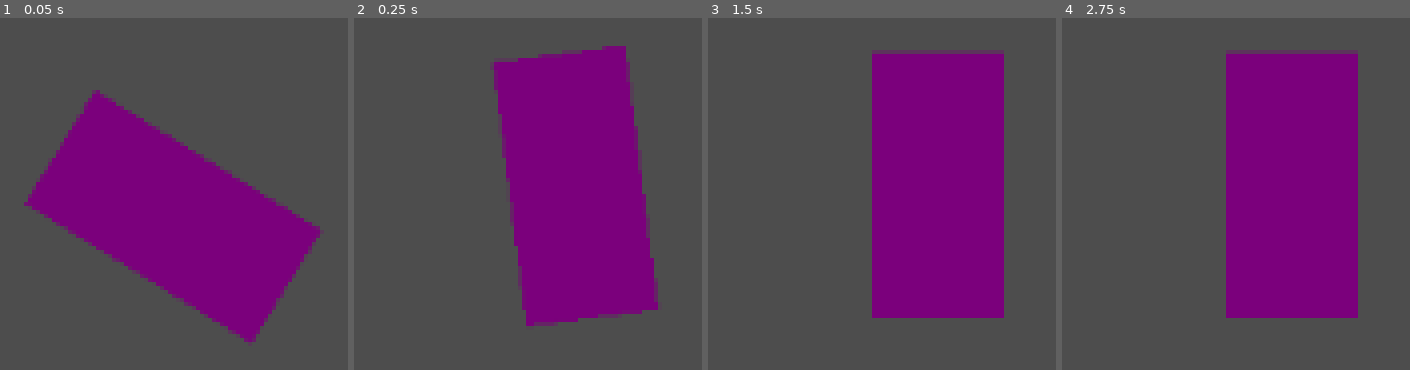
Above: before the commit, frames 1-4 (left to right).
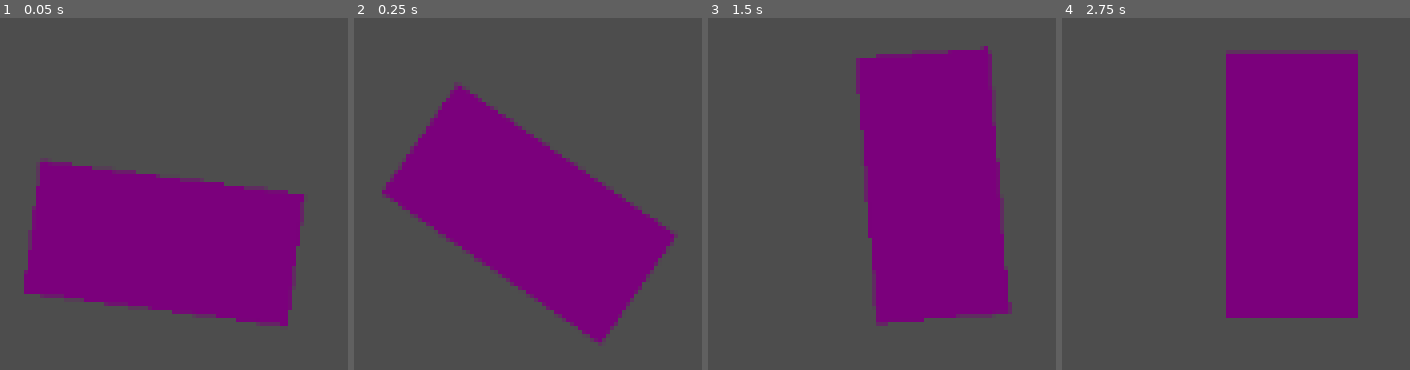
Above: after the commit, the same moments.

Repository: loonek/CarAI
Game: Godot game, scene res://car.tscn
The game is run twice, just before and just after one commit, with the same random seed, the same clock (stepped at 60 frames per second) and the same inputs. This scene is started directly instead of the project's main scene.
Inputs (mouse positions are in pixels of both pictures, inside the frame that each line leads up to):
- Up to frame 1 (0.05 s): no input
- Up to frame 2 (0.25 s): no input
- Up to frame 3 (1.5 s): move the mouse to (outside the picture) at 0.52 s; hold D (steer_right) 0.53-1.25 s; click (outside the picture) at 0.67 s; drag from (outside the picture) to (outside the picture) at 1.27 s
- Up to frame 4 (2.75 s): move the mouse to (outside the picture) at 2.02 s; hold D (steer_right) from 2.03 s (still down)

The runs differ from the first frame. In frame 1, 16% of the frame differs, in the area x 6-92%, y 20-93%; in frame 2, 27%, in the area x 8-94%, y 7-93%; in frame 3, 3.6%; in frame 4, nothing differs.

Commit message:
Update car.tscn

Diff:
--- a/car.tscn
+++ b/car.tscn
@@ -29,3 +29,4 @@
 ignore_rotation = false
 zoom = Vector2(1.5, 1.5)
 rotation_smoothing_enabled = true
+rotation_smoothing_speed = 1.0
